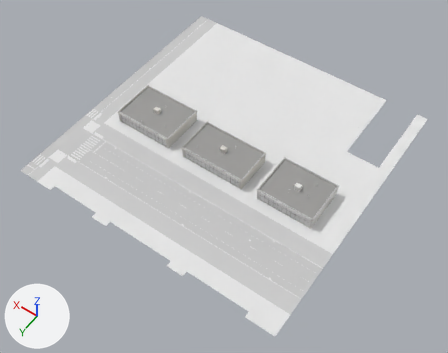
One commit to the glTF model dushanbe_city/assets/city/chunks/chunk_0_3.glb: the scene before it, then after it.
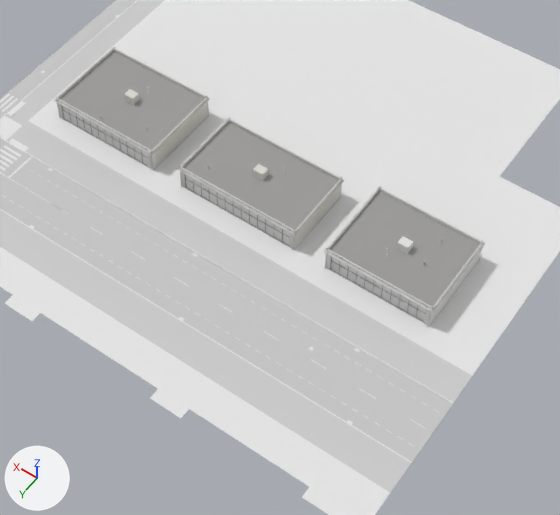
Old and new are each drawn whole from a 50 mm camera at (-329.5, 65.3, 161.0) aimed at (-254.1, -40.3, -4.8) and again close up on the part from 20% to 84% of the width and 17% to 92% of the height. Arrows for +X, +Y and +Z are at lower left; the lights stay in place. The first two pictures are the older version. Vertices at exactly the same position are counted once.

The scene before the commit, as lines of its bpy script (objects in view):
```python
me_base = bpy.data.meshes.new('base')
me_base.from_pydata(...)  # 1520 vertices, 1190 faces; spans x -50.0..50.0, y -50.0..50.0, z -0.1..6.1
me_base.materials.append(mat_asphalt)
me_base.materials.append(mat_concrete)
me_base.materials.append(mat_curb)
me_base.materials.append(mat_glass)
me_base.materials.append(mat_grate)
me_base.materials.append(mat_lawn)
me_base.materials.append(mat_manhole)
me_base.materials.append(mat_metal_galv)
me_base.materials.append(mat_plaza)
me_base.materials.append(mat_plinth)
me_base.materials.append(mat_road_paint)
me_base.materials.append(mat_roof_flat)
me_base.materials.append(mat_sidewalk)
me_base.materials.append(mat_sign)
me_base.materials.append(mat_soil)
me_base.materials.append(mat_wall_travertine)
me_detail = bpy.data.meshes.new('detail')
me_detail.from_pydata(...)  # 1662 vertices, 1566 faces; spans x -39.8..37.8, y -2.4..14.4, z 0.2..6.7
# faces by material slot: [638, 904, 24]
me_detail.materials.append(mat_frame_alu)
me_detail.materials.append(mat_metal_galv)
me_detail.materials.append(mat_metal_paint)
ob_base = bpy.data.objects.new('base', me_base)
ob_base.location = (-250.0, -50.0, 0.0)
ob_detail = bpy.data.objects.new('detail', me_detail)
ob_detail.location = (-250.0, -50.0, 0.0)
```
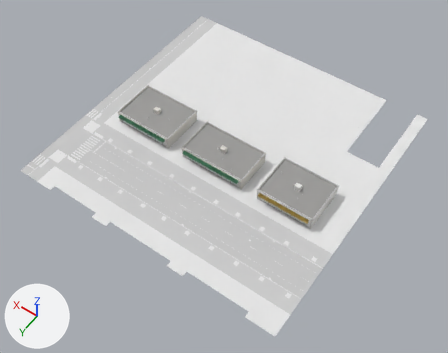
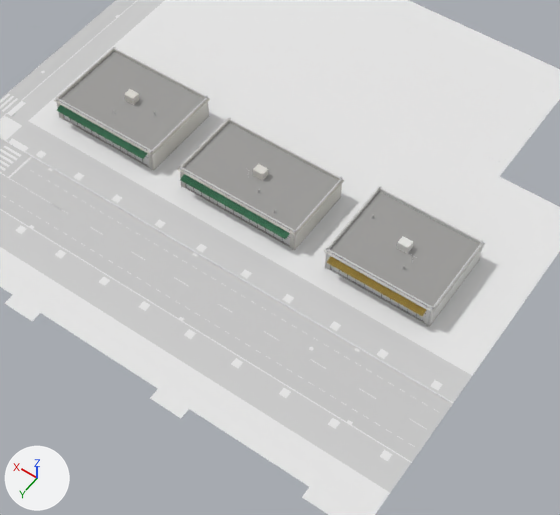
Location of each change, [x1, y1, x2, y2] in pixels of the close-ups (560 x 515 px):
part 1 of me_base, added
    after: [15, 105, 443, 461]

Diff of the bpy script that builds the scene:
```diff
--- a/dushanbe_city/assets/city/chunks/chunk_0_3.glb.py
+++ b/dushanbe_city/assets/city/chunks/chunk_0_3.glb.py
@@ mat_fabric @@
+mat_fabric = bpy.data.materials.new('fabric')
+# nodes: BsdfPrincipled, Mix, OutputMaterial, VertexColor
+# colours: white #e7e7e7, mixed with the vertex colours
@@ me_base @@
 # used by ob_base; location = (-250.0, -50.0, 0.0)
-me_base.from_pydata(...)  # 1520 vertices, 1190 faces; spans x -50.0..50.0, y -50.0..50.0, z -0.1..6.1
+me_base.from_pydata(...)  # 1612 vertices, 1242 faces; spans x -50.0..50.0, y -50.0..50.0, z -0.1..6.1
+# me_base part 1
+# 46 vertices are added at x -47.0..37.0, y 14.1..36.6, z 0.2..4.1
+# 40 new vertices lie (0.0, 1.4, 0.0) away from vertices in x -47.0..35.4, y 22.0..36.6, z 0.2
+# 6 new vertices lie (0.0, 1.2, -0.4) away from vertices in x -39.0..37.0, y 14.1, z 4.1
+# 12 new faces join them, mat_fabric
+# 40 new faces join them, mat_grate
 me_base.materials.append(mat_asphalt)
@@ me_base @@
 me_base.materials.append(mat_wall_travertine)
+me_base.materials.append(mat_fabric)
```
